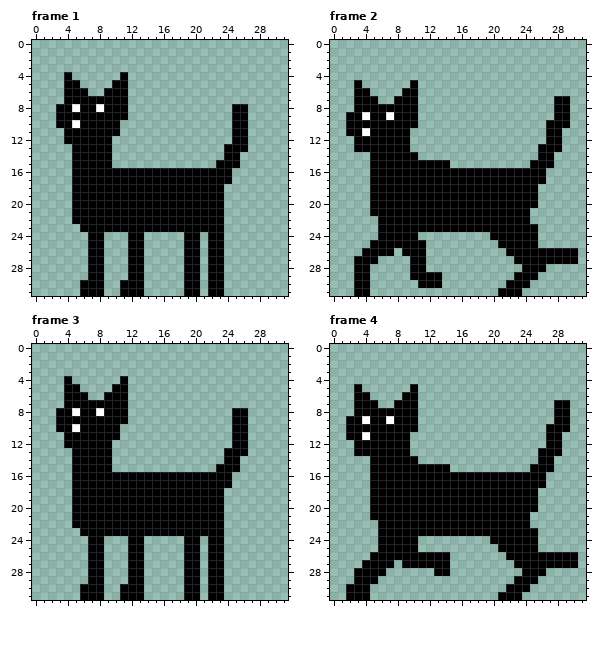
Edited in one commit: pixel-art file (Assets/Sprites/Cat32Test.aseprite). Above, as it was before the edit.
32x32 pixels, 4 frames. Shown: frame 1, frame 2, frame 3, frame 4.
Once edited:
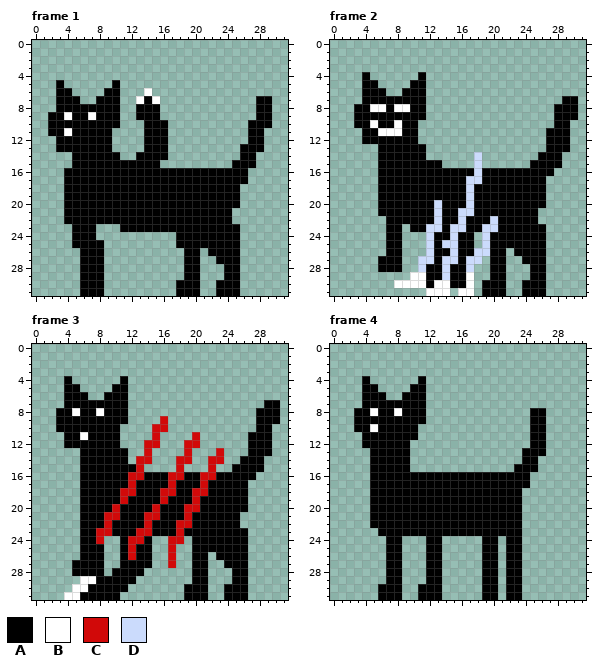
Palette (. is transparent): A #000000  B #ffffff  C #d10909  D #cbdbfc
Log entry: Did some work on the cat scratch, got more logic imported for next steps
Edits made:
layer "Scratch" added
layer "Walk" now hidden
Changed rows in their new state; - is an unchanged pixel.
Frame 1:
first column x 2:
 4 --.------.------------------
 5 -A..-----.------------------
 6 -A-..----.--B---------------
 7 -A--..---.-BAB------------AA
 8 ---A--A--.-AAA---------..-AA
 9 A-B--B---.-AAA---------..-AA
10 A--A--------AAA--------..AAA
11 AAB-----.---AAA--------..AA-
12 -A----------AAA--------..AA-
13 -AA---------AAA-------..-AA-
14 --------A--AAAA-------..AA--
15 --------AAAAAA-------..-AA--
16 --A--------------------AA---
17 --A--------------------AA---
18 --A-------------------AA----
19 --A-------------------AA----
20 --A-------------------AA----
21 --A-------------------A-----
22 --A-------------------A-----
23 ---A--...-------------AA----
24 ---AA-.---..----A--A--AA----
25 ---AA-----..----A--A--AA----
26 ----A-----..----------AA----
27 ----A-----..--------.-AA----
28 ----A-----..--------..AA----
29 ----A-----..--------..AA----
30 ---------...----A---.-AA----
31 ---------...----A---.-AA----
Frame 2:
first column x 2:
 4 --A------A-------------------
 5 -.AA-----A-------------------
 6 -.-AA----A-------------------
 7 -.--AA---A----------------.-A
 8 ---BB-BB-A------------------A
 9 .-A--A---A------------------A
10 .--B--B------------------.---
11 ..A-BBB-A------------------A-
12 -.------A------------------A-
13 -...----AA--------------.--A-
14 ---.-----A------D---------A--
15 ---.--------.---D---------A--
16 ---.------------D--------A---
17 ---.-----------DD------------
18 ---.-----------D--------A----
19 ---.-----------D--------A----
20 ---.-------D---D--------A----
21 ---.-------D--DD-------A-----
22 ----.------D--D---D----A-----
23 ----.--.--DD-DD--DD-----A----
24 ----.--..-DAADAA-D------A----
25 ---..--...DADDAA-DA-----A----
26 --...-A...DAADAADDAA.----....
27 -...AAA-.DDADDADD-AA-.---....
28 -..-AAA-.DAADAAD--AA--.------
29 -..-----BB--DAAB--AA-..-A----
30 -..---BBBB-BBAAB-AAA..-AA----
31 -..-------BBB-BB-AA-..AAA----
Frame 3:
first column x 4:
 7 -------------------------AA
 8 ---------------------..-AAA
 9 ------------C--------..-AAA
10 -A---------CC--------..-AA-
11 --B--------C----C----..AAA-
12 ------A---CC---CC----..AAA-
13 -.----AA--C----C---C...AAA-
14 -.----AA-CC---CC--CC..AAA--
15 -.----AAAC----C---C..-AAA--
16 -.------CC---CC--CC--AAA---
17 -.------C----C---C---AA----
18 -.-----CC---CC--CC--AAA----
19 -.-----C----C---C---AAA----
20 -.----C----C---CC---AAA----
21 -.---CC---CC---C----AA-----
22 -.---C----C---CC----AA-----
23 ----CC---CC---C-----AAA----
24 --A-C--ACCA--CC.-A--AAA----
25 --A----AC-A--C-.-A--AAA----
26 --A----AC-A--C-.-A.-AAA----
27 -AA----A--A--C-.-A..AAA----
28 -AA---AA-------.-A..-AA----
29 --BB-AAA-.-----.-A..-AA----
30 -BB--AA-..-------A..AAA----
31 BB---AA...-------A..AAA----
Frame 4:
first column x 2:
 4 --A------A-------------------
 5 -.AA-----A-------------------
 6 -.-AA----A-------------------
 7 -.--AA---A----------------..-
 8 ---B--B--A-------------AA-..-
 9 .-A--A---A-------------AA-..-
10 .--B-------------------AA...-
11 ..A-----A--------------AA..--
12 -.---------------------AA..--
13 -..-------------------AA-..--
14 --------.-------------AA..---
15 --------.....--------AA-..---
16 -----------------------..----
17 -----------------------..----
18 ----------------------..-----
19 ----------------------..-----
20 ----------------------..-----
21 ----------------------.------
22 ---A------------------.------
23 ----------------------..-----
24 ----.--..-AA-----A-.--..-----
25 ----.--..-AA-----AA.--..-----
26 ---..--...--.----AA---.......
27 --...-A...--.----AA-A-.......
28 -....AA---A-.----AA-AA...----
29 -...-AA---AA-----AA-A-..-----
30 ...-AAA--AAA-----AA---.------
31 ...-AAA--AAA-----AA.---------
Boxes around the changes in both pictures, in picture pixels (x1, y1, x2, y2):
changed: (48, 72, 168, 296)
changed: (176, 96, 272, 296)
changed: (346, 72, 578, 296)
changed: (64, 400, 280, 600)
changed: (346, 376, 450, 472)
changed: (482, 400, 578, 600)
changed: (346, 520, 450, 600)
